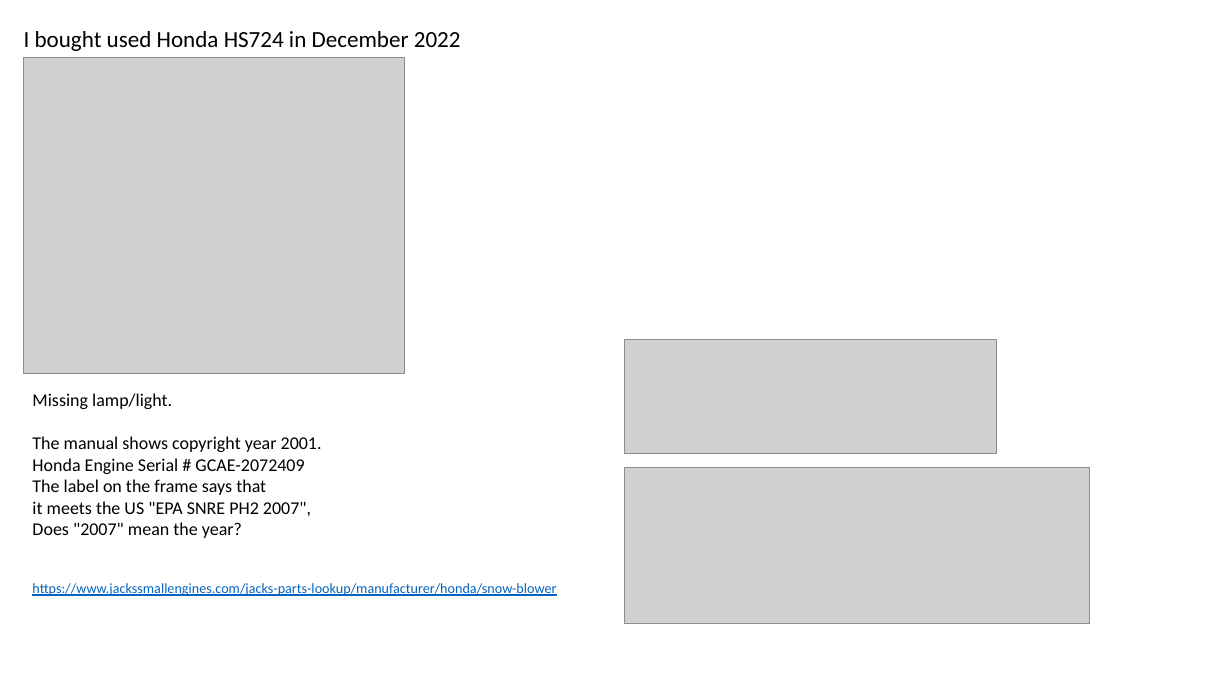
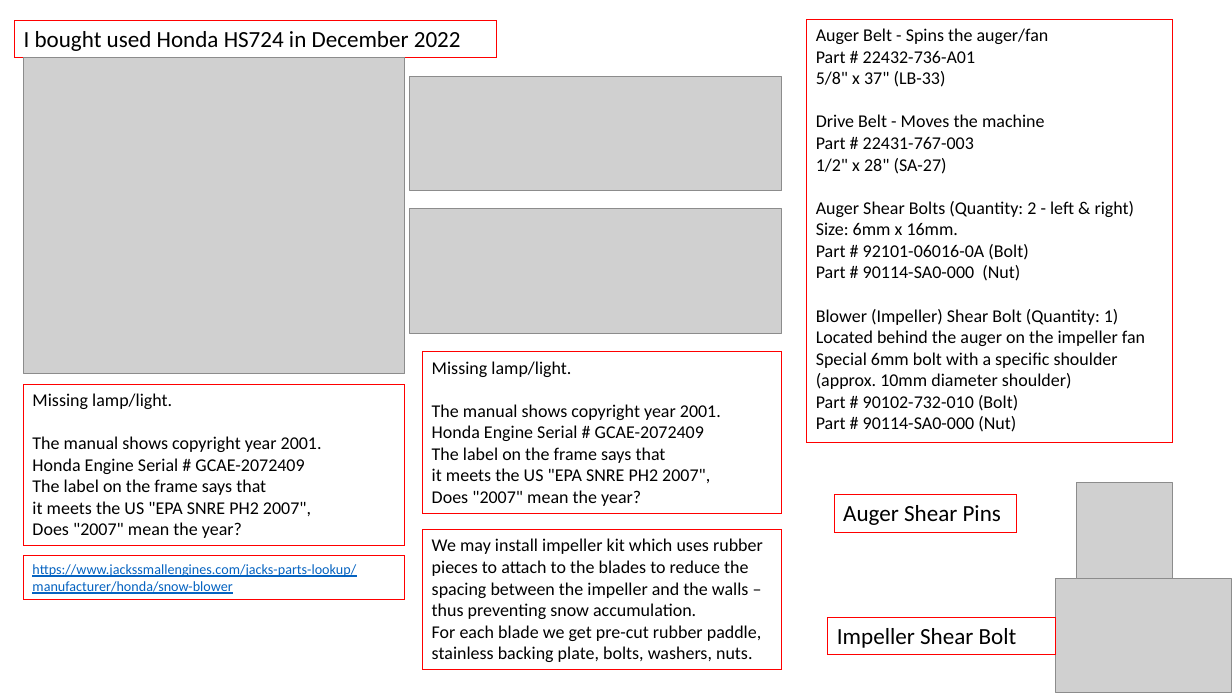
Before and after one commit to lselector/misc_farm, a slide deck: slide 3 of snow_plow_blower.pptx. Drawn at 1232x693 pixels with LibreOffice and Linux fonts; fonts in the diff are those of the drawing; grey boxes stand for pictures. Boxes give left, top, right and bottom in pixels: in the first picture for what was removed or moved away, otherwise in the second. Text is boxed around its words. In the diff, an @@ line names an element or a change of style, - is before the commit and + after.

```diff
--- a/snow_plow_blower.pptx
+++ b/snow_plow_blower.pptx
@@ rectangle "I bought used Honda HS724 ...": place and size @@
-rectangle "I bought used Honda HS724 ..." at [24, 31, 461, 51]
+rectangle "I bought used Honda HS724 ..." at [15, 20, 496, 57]
@@ rectangle added at [807, 19, 1172, 443], outline #FF0000 0.75 pt, 14 pt, text #000000 @@
+Auger Belt - Spins the auger/fan
+Part # 22432-736-A01
+5/8" x 37" (LB-33)
+Drive Belt - Moves the machine
+Part # 22431-767-003
+1/2" x 28" (SA-27)
+Auger Shear Bolts (Quantity: 2 - left & right)
+Size: 6mm x 16mm.
+Part # 92101-06016-0A (Bolt)
+Part # 90114-SA0-000 (Nut)
+Blower (Impeller) Shear Bolt (Quantity: 1)
+Located behind the auger on the impeller fan
+Special 6mm bolt with a specific shoulder
+(approx. 10mm diameter shoulder)
+Part # 90102-732-010 (Bolt)
+Part # 90114-SA0-000 (Nut)
@@ picture: place and size @@
-picture at [625, 339, 997, 454]
+picture at [409, 77, 782, 191]
@@ picture added at [409, 209, 782, 334] @@
@@ rectangle added at [422, 351, 782, 513], outline #FF0000 0.75 pt, 14 pt, text #000000 @@
+Missing lamp/light.
+The manual shows copyright year 2001.
+Honda Engine Serial # GCAE-2072409
+The label on the frame says that
+it meets the US "EPA SNRE PH2 2007",
+Does "2007" mean the year?
@@ rectangle "Missing lamp/light.": place and size @@
-rectangle "Missing lamp/light." at [32, 393, 322, 538]
+rectangle "Missing lamp/light." at [23, 384, 405, 546]
@@ picture removed at [625, 468, 1091, 624] @@
@@ rectangle added at [835, 494, 1017, 533], outline #FF0000 0.75 pt, 18 pt, text #000000 @@
+Auger Shear Pins
@@ picture added at [1077, 483, 1173, 579] @@
@@ rectangle added at [422, 530, 782, 669], outline #FF0000 0.75 pt, 14 pt, text #000000 @@
+We may install impeller kit which uses rubber pieces to attach to the blades to reduce the spacing between the impeller and the walls – thus preventing snow accumulation.
+For each blade we get pre-cut rubber paddle, stainless backing plate, bolts, washers, nuts.
@@ outline none to #FF0000 0.75 pt in 3 elements at [15, 20, 496, 57], [23, 384, 405, 546], [23, 556, 405, 600] @@
@@ rectangle "https://www.jackssmallengines.com/jacks-parts-lookup/manufac ...": place and size @@
-rectangle "https://www.jackssmallengines.com/jacks-parts-lookup/manufac ..." at [32, 583, 556, 596]
+rectangle "https://www.jackssmallengines.com/jacks-parts-lookup/manufac ..." at [23, 556, 405, 600]
@@ picture added at [1056, 579, 1232, 692] @@
@@ rectangle added at [828, 617, 1056, 654], outline #FF0000 0.75 pt, 18 pt, text #000000 @@
+Impeller Shear Bolt
```
Also in this commit, not shown: 2 other slides changed.
